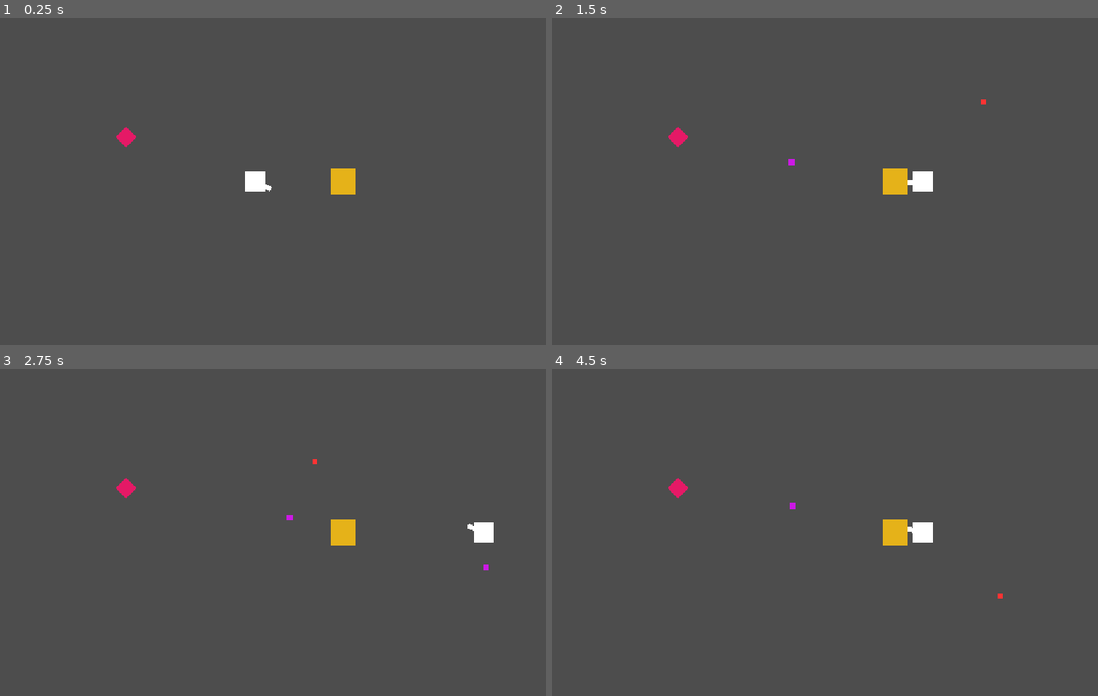
Above: before the commit, frames 1-4 (two rows, left to right).
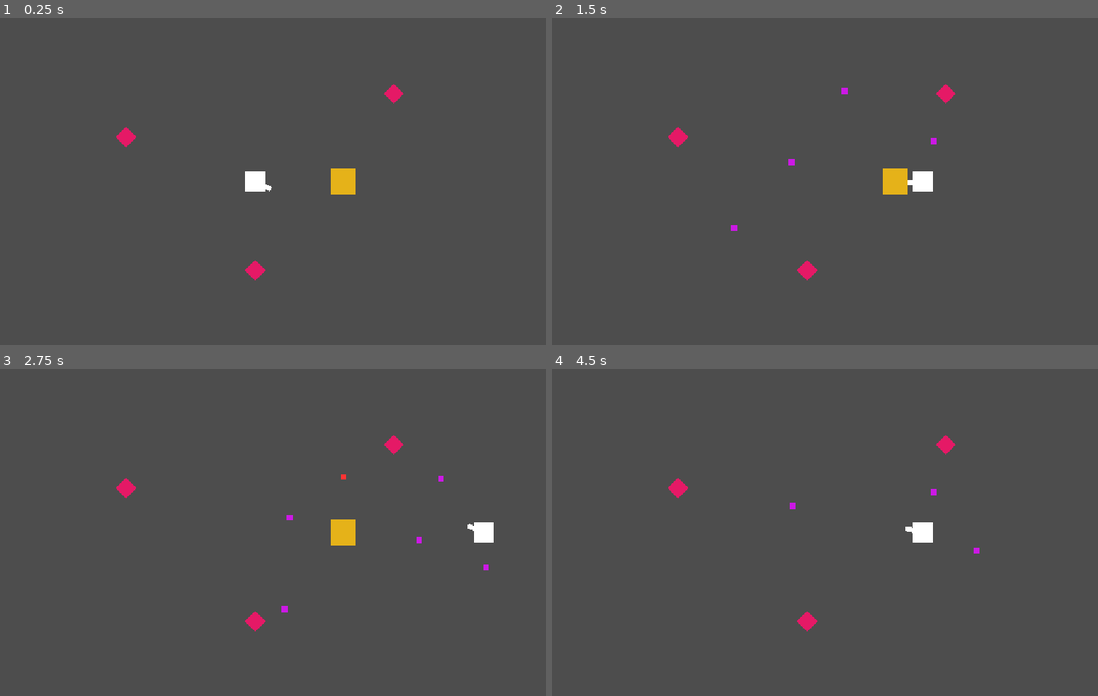
Above: after the commit, the same moments.

Repository: zwordup-sudo/BotArena
Game: Godot game, scene res://scenes/main.tscn
Two runs of this game, one before a commit and one after it. Both use one fixed random seed, a clock stepped at 60 frames per second and the inputs below. The project has no main scene, so this scene is started directly.
Inputs (mouse positions are in pixels of both pictures, inside the frame that each line leads up to):
- Up to frame 1 (0.25 s): no input
- Up to frame 2 (1.5 s): tap Enter at 0.5 s; move the mouse to (934, 165) at 0.52 s; press the mouse at (934, 165) at 0.53 s; hold D (move_right) 0.53-1.25 s; release the mouse at (934, 165) at 1.25 s; drag from (688, 197) to (895, 181) at 1.27 s
- Up to frame 3 (2.75 s): move the mouse to (311, 460) at 2.02 s; press the mouse at (311, 460) at 2.03 s; hold D (move_right) from 2.03 s (still down)
- Up to frame 4 (4.5 s): release D (move_right) at 2.75 s; release the mouse at (863, 460) at 2.75 s; drag from (775, 597) to (846, 519) at 2.77 s; move the mouse to (983, 581) at 3.52 s; press the mouse at (983, 581) at 3.53 s; hold A (move_left) 3.53-4.25 s; release the mouse at (983, 581) at 4.25 s; drag from (633, 483) to (721, 450) at 4.27 s

The runs differ from the first frame. In frame 1, 0.2% of the frame differs, in the area x 44-74%, y 20-81%; in frame 2, 0.3%; in frame 3, 0.3%; in frame 4, 0.6%, in the area x 44-83%, y 20-81%.

Commit message:
feat: add multi-enemy combat pressure test

Diff:
--- a/scenes/main.tscn
+++ b/scenes/main.tscn
@@ -31,5 +31,13 @@
 [node name="TargetDummy" parent="Arena" unique_id=1736133533 instance=ExtResource("2_0wfyh")]
 position = Vector2(750, 324)
 
-[node name="EnemyShooter" parent="Arena" unique_id=548097193 instance=ExtResource("3_sugp2")]
+[node name="EnemyShooterA" parent="Arena" unique_id=548097193 instance=ExtResource("3_sugp2")]
 position = Vector2(320, 236)
+
+[node name="EnemyShooterB" parent="Arena" unique_id=1313960546 instance=ExtResource("3_sugp2")]
+position = Vector2(850, 150)
+initial_fire_delay = 0.33
+
+[node name="EnemyShooterC" parent="Arena" unique_id=1849216055 instance=ExtResource("3_sugp2")]
+position = Vector2(576, 500)
+initial_fire_delay = 0.66
--- a/scripts/enemy_shooter.gd
+++ b/scripts/enemy_shooter.gd
@@ -1,13 +1,28 @@
 extends Area2D
 
 @export var fire_rate: float = 1.0
+@export var initial_fire_delay: float = 0.0
 
 # Preload hostile projectile
 const HOSTILE_PROJECTILE = preload("res://scenes/enemy_projectile.tscn")
 
 var fire_timer: float = 0.0
+var delay_timer: float = 0.0
+var delay_complete: bool = false
+
+func _ready() -> void:
+	delay_timer = initial_fire_delay
+	delay_complete = initial_fire_delay <= 0.0
 
 func _process(delta: float) -> void:
+	if not delay_complete:
+		delay_timer -= delta
+		if delay_timer <= 0.0:
+			delay_complete = true
+			shoot()
+			fire_timer = 0.0
+		return
+
 	fire_timer += delta
 	if fire_timer >= 1.0 / fire_rate:
 		fire_timer = 0.0
--- a/scripts/player.gd
+++ b/scripts/player.gd
@@ -4,7 +4,7 @@
 @onready var current_health: float = max_health
 
 @export var speed: float = 320.0
-@export var fire_rate: float = 3.0
+@export var fire_rate: float = 2.5
 
 @export var dash_speed: float = 1000.0
 @export var dash_duration: float = 0.14
@@ -94,4 +94,4 @@
 
 func die() -> void:
 	print("Player defeated")
-	get_tree().reload_current_scene()
+	get_tree().call_deferred("reload_current_scene")
